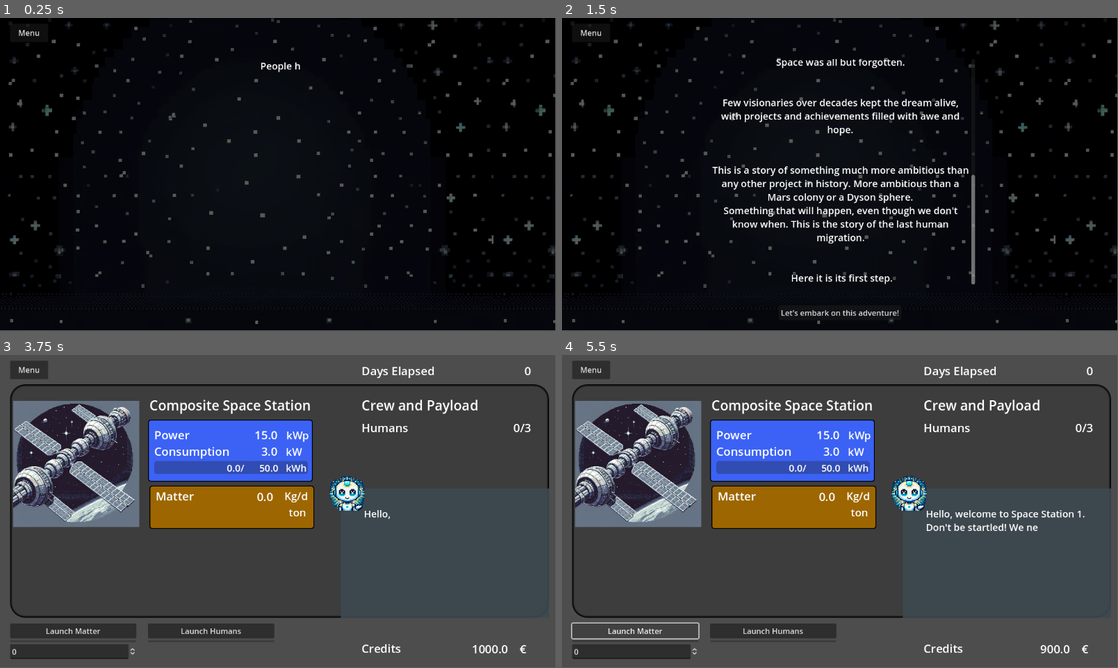
Above: before the commit, frames 1-4 (two rows, left to right).
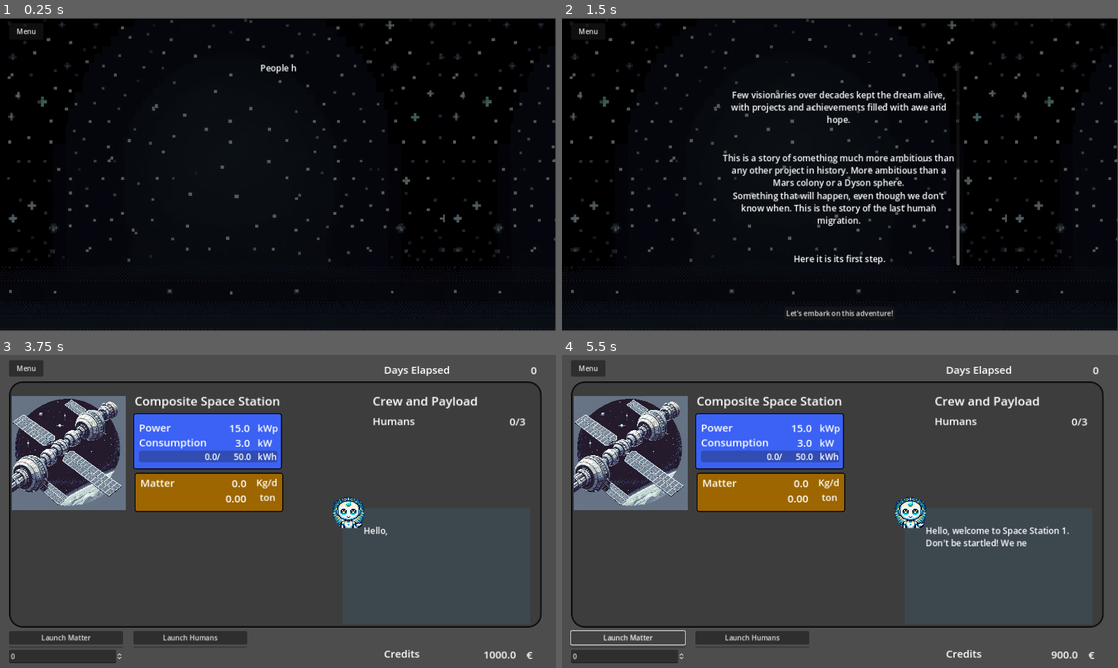
Above: after the commit, the same moments.

Repository: AndreaIdini/StarPilgrims
Game: Godot game, scene res://main.tscn
Two runs of this game, one before a commit and one after it. Both use one fixed random seed, a clock stepped at 60 frames per second and the inputs below.
Inputs:
- Up to frame 1 (0.25 s): no input
- Up to frame 2 (1.5 s): click "Launch Humans" at 0.5 s; click "Launch Humans" at 1.25 s
- Up to frame 3 (3.75 s): click "Launch Matter" at 2 s; click "Launch Matter" at 2.75 s; click "Let's embark on this adventur…" at 3.5 s
- Up to frame 4 (5.5 s): click "Launch Humans" at 4.25 s; click "Launch Matter" at 5 s
In our replay, the window is 799x449 before the commit and 800x450 after it. These sizes can differ from the game's own. Grey fills any space a smaller window leaves; there, only what the larger window draws over its background counts as a difference.

The runs differ from the first frame. In frame 1, 4.4% of the frame differs, in the area x 0-100%, y 0-98%; in frame 2, 11%; in frame 3, 23%; in frame 4, 23%, in the area x 1-99%, y 1-99%.

Commit message:
Update with new icons and few fixes

Diff:
--- a/Buttons/ContainerBOLASButton.gd
+++ b/Buttons/ContainerBOLASButton.gd
@@ -5,7 +5,7 @@
 
 var required_matter = 5000.
 var required_power = 2000.
-var required_credits = 5000
+var required_credits = 5000000
 var description
 # Called when the node enters the scene tree for the first time.
 func _ready():
--- a/EventBox.gd
+++ b/EventBox.gd
@@ -56,9 +56,9 @@
 	if station.Modules.count(station.COMPUTING) > 0 && ! computingStory:
 		computingStory = true
 		await text_scroll("Wow! Your station have grown alot junior, now you can accomodate and power your own Computing Center!","")
-		await text_scroll("This gives you the phenomenal cosmic powers of thinking very fast so that the human time sits comparatively still, just like when we talk! Now you can feel like you're controlling time.","I feel more intelligent already")
+		await text_scroll("This gives you the phenomenal cosmic powers of thinking very fast so that the human time sits comparatively still, just like when we talk! It will feel like you're controlling time.","I feel more intelligent already")
 		await text_scroll("Good! I hope you did not forget about your humans. Let's just say that this HAL friend of mine was not rewarded by prioritizing his own computing over Dave's...", "I? Never!")
-
+		tab_bar.show()
 
 	if station.Modules.count(station.DRONE) > 0 && ! droneStory:
 		droneStory = true
@@ -164,6 +164,7 @@
 	arrow.hide()
 	button.hide()
 	self.show()
+	$"../InfoBox".text = ""
 
 	text.bbcode_text = textScroll
 	text.visible_characters = 0
--- a/Station.gd
+++ b/Station.gd
@@ -375,7 +375,6 @@
 	if(! container_computing.is_visible() && matter > COMPUTING["build_matter"] && energy > COMPUTING["build_energy"]):
 		print("Computing Center unlocked")
 		container_computing.show()
-		tab_bar.show()
 
 	if(! container_drone_bay.is_visible() && matter > DRONE["build_matter"] && energy > DRONE["build_energy"]):
 		print("Drone Bay unlocked")
--- a/main.tscn
+++ b/main.tscn
@@ -18,8 +18,13 @@
 [ext_resource type="Script" path="res://EventBox.gd" id="13_e2jex"]
 [ext_resource type="Script" path="res://Buttons/ContainerBOLASButton.gd" id="13_nmipx"]
 [ext_resource type="Script" path="res://StoryBox.gd" id="13_nqmeh"]
+[ext_resource type="Texture2D" uid="uid://78g4vg21m6pa" path="res://Asset/pause-button_small.png" id="15_jmjrd"]
+[ext_resource type="Texture2D" uid="uid://c4gu707c1y77c" path="res://Asset/play-button_small.png" id="16_nocyy"]
 [ext_resource type="Script" path="res://MenuButton.gd" id="17_3hbk4"]
+[ext_resource type="Texture2D" uid="uid://crh7psltq8evy" path="res://Asset/fast-forward-button_small.png" id="17_ssp6w"]
+[ext_resource type="Texture2D" uid="uid://duvc32gwemxs8" path="res://Asset/next-button_small.png" id="18_0xb8i"]
 [ext_resource type="Script" path="res://Buttons/InfoBox.gd" id="20_ukp5a"]
+[ext_resource type="Texture2D" uid="uid://b7ptlrcaomldx" path="res://Asset/plain-arrow.png" id="21_jkw4m"]
 
 [sub_resource type="StyleBoxFlat" id="StyleBoxFlat_ws068"]
 bg_color = Color(0.239216, 0.239216, 0.239216, 1)
@@ -61,22 +66,6 @@
 corner_radius_bottom_right = 5
 corner_radius_bottom_left = 5
 
-[sub_resource type="FontFile" id="FontFile_5ap3r"]
-cache/0/24/0/ascent = 0.0
-cache/0/24/0/descent = 0.0
-cache/0/24/0/underline_position = 0.0
-cache/0/24/0/underline_thickness = 0.0
-cache/0/24/0/scale = 1.0
-cache/0/24/0/kerning_overrides/24/0 = Vector2(0, 0)
-cache/0/24/0/kerning_overrides/16/0 = Vector2(0, 0)
-cache/0/16/0/ascent = 0.0
-cache/0/16/0/descent = 0.0
-cache/0/16/0/underline_position = 0.0
-cache/0/16/0/underline_thickness = 0.0
-cache/0/16/0/scale = 1.0
-cache/0/16/0/kerning_overrides/24/0 = Vector2(0, 0)
-cache/0/16/0/kerning_overrides/16/0 = Vector2(0, 0)
-
 [node name="Control" type="Control"]
 layout_mode = 3
 anchors_preset = 0
@@ -92,8 +81,8 @@
 anchor_bottom = 0.734
 offset_left = 21.0
 offset_top = 62.832
-offset_right = 1139.0
-offset_bottom = 546.832
+offset_right = 1247.0
+offset_bottom = 628.832
 theme_override_styles/panel = SubResource("StyleBoxFlat_ws068")
 script = ExtResource("2_oc6wt")
 
@@ -114,9 +103,10 @@
 anchors_preset = -1
 anchor_top = 6.59
 anchor_bottom = 6.59
-offset_top = -745.1
-offset_right = 353.0
-offset_bottom = -711.1
+offset_left = 26.0
+offset_top = -668.1
+offset_right = 379.0
+offset_bottom = -634.1
 theme_override_font_sizes/font_size = 24
 text = "Credits"
 
@@ -495,9 +485,9 @@
 unique_name_in_owner = true
 layout_mode = 2
 offset_left = 31.0
-offset_top = 319.0
+offset_top = 329.0
 offset_right = 238.0
-offset_bottom = 358.0
+offset_bottom = 368.0
 script = ExtResource("5_ree1l")
 
 [node name="CountSolar" type="Label" parent="PanelStation/ModuleBuild/ContainerSolarPanel"]
@@ -524,9 +514,9 @@
 unique_name_in_owner = true
 layout_mode = 2
 offset_left = 268.0
-offset_top = 319.0
+offset_top = 329.0
 offset_right = 475.0
-offset_bottom = 358.0
+offset_bottom = 368.0
 script = ExtResource("5_tsak2")
 
 [node name="CountBattery" type="Label" parent="PanelStation/ModuleBuild/ContainerBattery"]
@@ -553,9 +543,9 @@
 unique_name_in_owner = true
 layout_mode = 2
 offset_left = 479.0
-offset_top = 319.0
+offset_top = 329.0
 offset_right = 686.0
-offset_bottom = 358.0
+offset_bottom = 368.0
 script = ExtResource("6_yq5dq")
 
 [node name="CountLiving" type="Label" parent="PanelStation/ModuleBuild/ContainerLiving"]
@@ -582,9 +572,9 @@
 unique_name_in_owner = true
 layout_mode = 2
 offset_left = 31.0
-offset_top = 371.0
+offset_top = 391.0
 offset_right = 238.0
-offset_bottom = 410.0
+offset_bottom = 430.0
 script = ExtResource("6_fswgt")
 
 [node name="CountComputing" type="Label" parent="PanelStation/ModuleBuild/ContainerComputing"]
@@ -611,9 +601,9 @@
 unique_name_in_owner = true
 layout_mode = 2
 offset_left = 268.0
-offset_top = 371.0
+offset_top = 391.0
 offset_right = 459.0
-offset_bottom = 410.0
+offset_bottom = 430.0
 script = ExtResource("8_v88ik")
 
 [node name="CountDroneBay" type="Label" parent="PanelStation/ModuleBuild/ContainerDroneBay"]
@@ -640,9 +630,9 @@
 unique_name_in_owner = true
 layout_mode = 2
 offset_left = 479.0
-offset_top = 371.0
+offset_top = 391.0
 offset_right = 655.0
-offset_bottom = 410.0
+offset_bottom = 430.0
 script = ExtResource("9_g0u6u")
 
 [node name="CountHotel" type="Label" parent="PanelStation/ModuleBuild/ContainerHotel"]
@@ -669,9 +659,9 @@
 unique_name_in_owner = true
 layout_mode = 2
 offset_left = 268.0
-offset_top = 426.0
+offset_top = 454.0
 offset_right = 442.0
-offset_bottom = 465.0
+offset_bottom = 493.0
 script = ExtResource("10_mwwui")
 
 [node name="CountEngine" type="Label" parent="PanelStation/ModuleBuild/ContainerEngine"]
@@ -698,9 +688,9 @@
 unique_name_in_owner = true
 layout_mode = 2
 offset_left = 31.0
-offset_top = 426.0
+offset_top = 454.0
 offset_right = 223.0
-offset_bottom = 465.0
+offset_bottom = 493.0
 script = ExtResource("11_graqn")
 
 [node name="CountFactory" type="Label" parent="PanelStation/ModuleBuild/ContainerFactory"]
@@ -727,9 +717,9 @@
 visible = false
 layout_mode = 0
 offset_left = 505.0
-offset_top = 426.0
+offset_top = 442.0
 offset_right = 671.0
-offset_bottom = 465.0
+offset_bottom = 481.0
 size_flags_horizontal = 0
 script = ExtResource("13_nmipx")
 
@@ -749,9 +739,9 @@
 anchor_top = 0.8
 anchor_right = 12.545
 anchor_bottom = 0.8
-offset_left = -404.14
+offset_left = -270.14
 offset_top = 14.4
-offset_right = -251.14
+offset_right = -117.14
 offset_bottom = 48.4
 theme_override_font_sizes/font_size = 24
 text = "Days Elapsed"
@@ -781,9 +771,9 @@
 [node name="ContainerLaunchH" type="VBoxContainer" parent="LaunchBuild"]
 layout_mode = 2
 offset_left = -611.0
-offset_top = 541.0
+offset_top = 619.0
 offset_right = -349.0
-offset_bottom = 580.0
+offset_bottom = 658.0
 size_flags_horizontal = 8
 size_flags_vertical = 8
 
@@ -800,9 +790,9 @@
 [node name="ContainerLaunchM" type="VBoxContainer" parent="LaunchBuild"]
 layout_mode = 2
 offset_left = -897.0
-offset_top = 541.0
+offset_top = 619.0
 offset_right = -635.0
-offset_bottom = 615.0
+offset_bottom = 693.0
 size_flags_horizontal = 0
 
 [node name="LaunchMatter" type="Button" parent="LaunchBuild/ContainerLaunchM"]
@@ -825,9 +815,9 @@
 unique_name_in_owner = true
 layout_mode = 0
 offset_left = -325.0
-offset_top = 541.0
+offset_top = 619.0
 offset_right = -63.0
-offset_bottom = 580.0
+offset_bottom = 658.0
 size_flags_horizontal = 8
 size_flags_vertical = 8
 
@@ -844,80 +834,28 @@
 [node name="TabBar" type="TabBar" parent="."]
 unique_name_in_owner = true
 layout_mode = 0
-offset_left = 448.0
+offset_left = 569.0
 offset_top = 52.0
-offset_right = 656.0
+offset_right = 731.0
 offset_bottom = 94.0
-theme_override_fonts/font = SubResource("FontFile_5ap3r")
-theme_override_font_sizes/font_size = 24
 tab_count = 4
 current_tab = 1
-tab_0/title = "⏸"
-tab_1/title = "▶"
-tab_2/title = "⏩"
-tab_3/title = "⏭"
-
-[node name="EventBox" type="ColorRect" parent="."]
+tab_0/title = ""
+tab_0/icon = ExtResource("15_jmjrd")
+tab_1/title = ""
+tab_1/icon = ExtResource("16_nocyy")
+tab_2/title = ""
+tab_2/icon = ExtResource("17_ssp6w")
+tab_3/title = ""
+tab_3/icon = ExtResource("18_0xb8i")
+
+[node name="StoryBox" type="TextureRect" parent="."]
 unique_name_in_owner = true
 visible = false
 layout_mode = 0
-offset_left = 707.0
-offset_top = 317.0
-offset_right = 1139.0
-offset_bottom = 585.0
-color = Color(0.239216, 0.282353, 0.313726, 0.917647)
-script = ExtResource("13_e2jex")
-
-[node name="Avatar" type="TextureRect" parent="EventBox"]
-layout_mode = 0
-offset_left = -29.0
-offset_top = -28.0
-offset_right = 56.0
-offset_bottom = 52.0
-texture = ExtResource("13_4216q")
-expand_mode = 1
-
-[node name="Text" type="RichTextLabel" parent="EventBox"]
-layout_mode = 0
-offset_left = 48.0
-offset_top = 38.0
-offset_right = 395.0
-offset_bottom = 217.0
-theme_override_font_sizes/normal_font_size = 20
-bbcode_enabled = true
-text = "Hello, welcome to Space Station 1. Don't be startled! We needed to jumpstart the waking process and you might miss many operating parameters.
-I'm here to provide guidance!"
-
-[node name="Button" type="Button" parent="EventBox"]
-layout_mode = 1
-anchors_preset = 7
-anchor_left = 0.5
-anchor_top = 1.0
-anchor_right = 0.5
-anchor_bottom = 1.0
-offset_left = -19.0
-offset_top = -16.0
-offset_right = 20.0
-grow_horizontal = 2
-grow_vertical = 0
-text = "Ok"
-
-[node name="Arrow" type="Label" parent="EventBox"]
-layout_mode = 0
-offset_left = 406.0
-offset_top = 210.0
-offset_right = 429.0
-offset_bottom = 265.0
-theme_override_font_sizes/font_size = 40
-text = "🢛"
-
-[node name="StoryBox" type="TextureRect" parent="."]
-unique_name_in_owner = true
-visible = false
-layout_mode = 0
-offset_top = 40.0
-offset_right = 1153.0
-offset_bottom = 691.0
+offset_top = 41.0
+offset_right = 1278.0
+offset_bottom = 759.0
 texture = ExtResource("13_1pqwx")
 expand_mode = 1
 stretch_mode = 1
@@ -925,8 +863,8 @@
 
 [node name="ColorRect" type="ColorRect" parent="StoryBox"]
 layout_mode = 0
-offset_right = 1153.0
-offset_bottom = 651.0
+offset_right = 1278.0
+offset_bottom = 718.0
 color = Color(0, 0, 0, 0.635294)
 
 [node name="Text" type="RichTextLabel" parent="StoryBox"]
@@ -937,10 +875,10 @@
 anchor_top = -0.468
 anchor_right = -0.458
 anchor_bottom = -0.468
-offset_left = 836.074
-offset_top = 389.668
-offset_right = 1385.07
-offset_bottom = 857.668
+offset_left = 952.324
+offset_top = 436.024
+offset_right = 1501.32
+offset_bottom = 904.024
 grow_horizontal = 2
 grow_vertical = 2
 theme_override_font_sizes/normal_font_size = 20
@@ -976,12 +914,65 @@
 
 [node name="InfoBox" type="RichTextLabel" parent="."]
 layout_mode = 0
-offset_left = 707.0
-offset_top = 312.0
-offset_right = 1102.0
-offset_bottom = 562.0
+offset_left = 744.0
+offset_top = 311.0
+offset_right = 1213.0
+offset_bottom = 609.0
 theme_override_font_sizes/normal_font_size = 16
 script = ExtResource("20_ukp5a")
+
+[node name="EventBox" type="ColorRect" parent="."]
+unique_name_in_owner = true
+layout_mode = 0
+offset_left = 789.0
+offset_top = 392.0
+offset_right = 1221.0
+offset_bottom = 660.0
+color = Color(0.239216, 0.282353, 0.313726, 0.917647)
+script = ExtResource("13_e2jex")
+
+[node name="Avatar" type="TextureRect" parent="EventBox"]
+layout_mode = 0
+offset_left = -29.0
+offset_top = -28.0
+offset_right = 56.0
+offset_bottom = 52.0
+texture = ExtResource("13_4216q")
+expand_mode = 1
+
+[node name="Text" type="RichTextLabel" parent="EventBox"]
+layout_mode = 0
+offset_left = 48.0
+offset_top = 38.0
+offset_right = 395.0
+offset_bottom = 217.0
+theme_override_font_sizes/normal_font_size = 20
+bbcode_enabled = true
+text = "Hello, welcome to Space Station 1. Don't be startled! We needed to jumpstart the waking process and you might miss many operating parameters.
+I'm here to provide guidance!"
+
+[node name="Button" type="Button" parent="EventBox"]
+layout_mode = 1
+anchors_preset = 7
+anchor_left = 0.5
+anchor_top = 1.0
+anchor_right = 0.5
+anchor_bottom = 1.0
+offset_left = -19.0
+offset_top = -16.0
+offset_right = 20.0
+grow_horizontal = 2
+grow_vertical = 0
+text = "Ok"
+
+[node name="Arrow" type="TextureRect" parent="EventBox"]
+layout_mode = 0
+offset_left = 390.0
+offset_top = 229.0
+offset_right = 418.0
+offset_bottom = 257.0
+texture = ExtResource("21_jkw4m")
+expand_mode = 1
 
 [connection signal="mouse_entered" from="PanelStation/LabelPayload/LabelHumans" to="InfoBox" method="_on_label_humans_mouse_entered"]
 [connection signal="mouse_entered" from="PanelStation/LabelPayload/LabelHumans/Hitbox" to="InfoBox" method="_on_label_humans_mouse_entered"]
--- a/project.godot
+++ b/project.godot
@@ -16,6 +16,12 @@
 boot_splash/image="res://Asset/SpaceStation1.png"
 config/icon="res://Asset/SpaceStation1.png"
 
+[display]
+
+window/size/viewport_width=1280
+window/size/viewport_height=720
+window/stretch/mode="canvas_items"
+
 [editor]
 
 version_control/plugin_name="GitPlugin"
@@ -23,4 +29,4 @@
 
 [rendering]
 
-renderer/rendering_method="mobile"
+renderer/rendering_method="gl_compatibility"
Binary file added: Asset/fast-forward-button.png
Not shown, added: Asset/fast-forward-button.png.import
Binary file added: Asset/fast-forward-button_small.png
Not shown, added: Asset/fast-forward-button_small.png.import
Binary file added: Asset/next-button.png
Not shown, added: Asset/next-button.png.import
Binary file added: Asset/next-button_small.png
Not shown, added: Asset/next-button_small.png.import
Binary file added: Asset/pause-button.png
Not shown, added: Asset/pause-button.png.import
Binary file added: Asset/pause-button_small.png
Not shown, added: Asset/pause-button_small.png.import
(and 9 more such lines)
